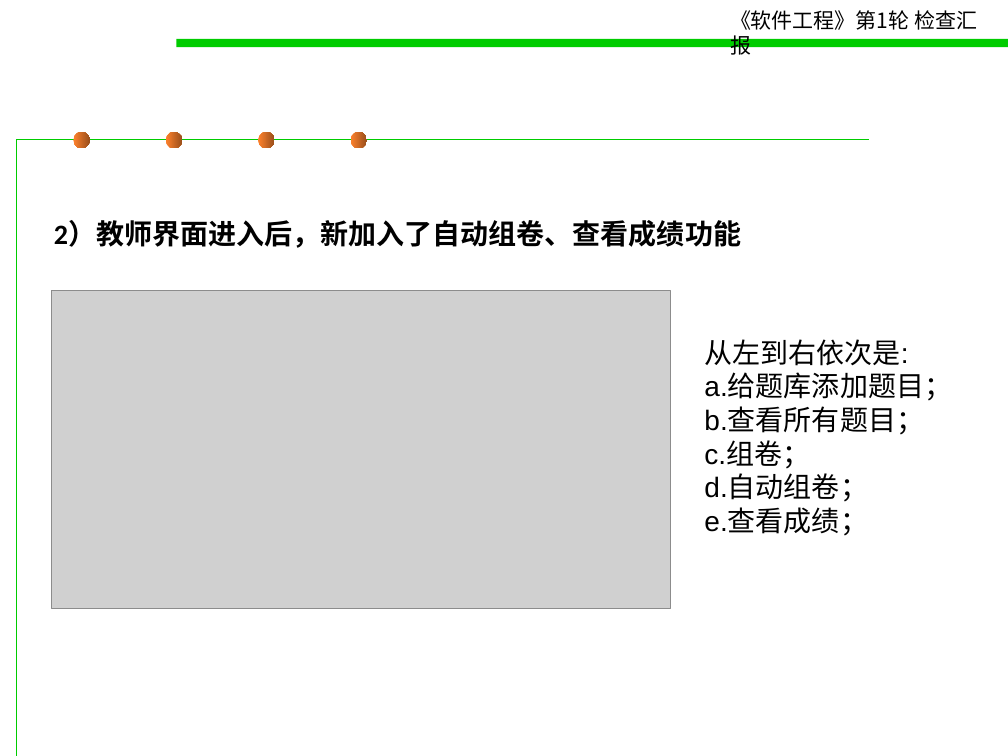
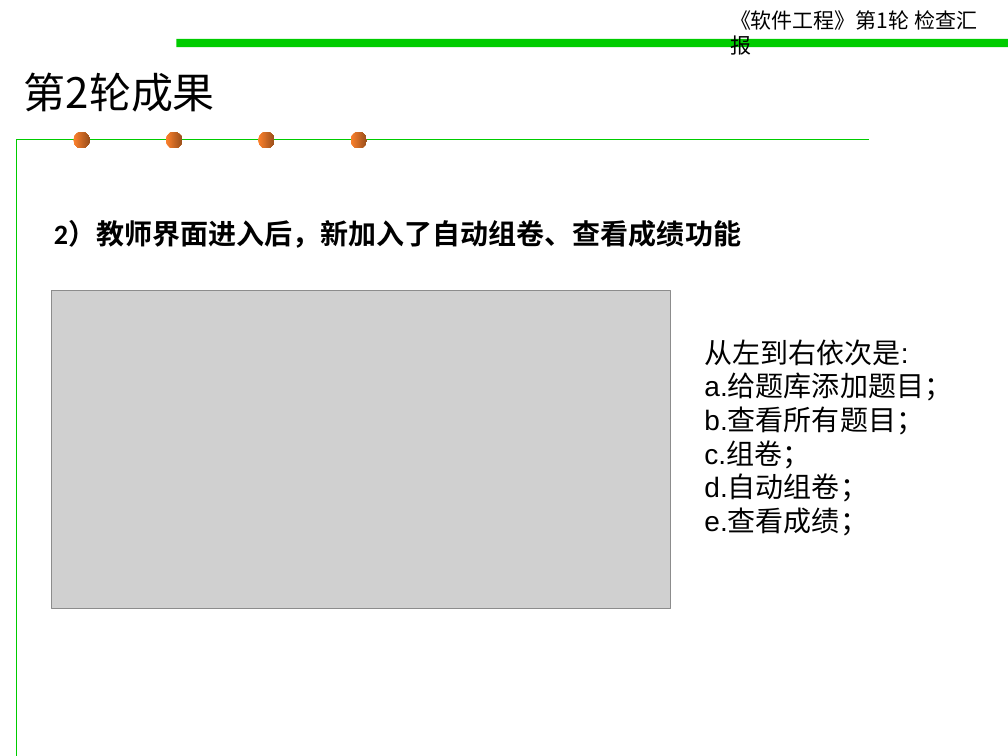
Before and after one commit to 15631390800/software_proj, a slide deck: slide 15 of Project 第2轮验收.pptx (slide 16 before the commit). Drawn at 1008x756 pixels with LibreOffice and Linux fonts; fonts in the diff are those of the drawing; grey boxes stand for pictures. Boxes give left, top, right and bottom in pixels: in the first picture for what was removed or moved away, otherwise in the second. Text is boxed around its words. In the diff, an @@ line names an element or a change of style, - is before the commit and + after.

```diff
--- a/Project 第2轮验收.pptx
+++ b/Project 第2轮验收.pptx
@@ title added at bbox=[24, 72, 215, 112], 30 pt, text #000000 @@
+第2轮成果
```
Also in this commit, not shown: 5 other slides changed, 1 slide added, 1 slide removed, 6 other files.
